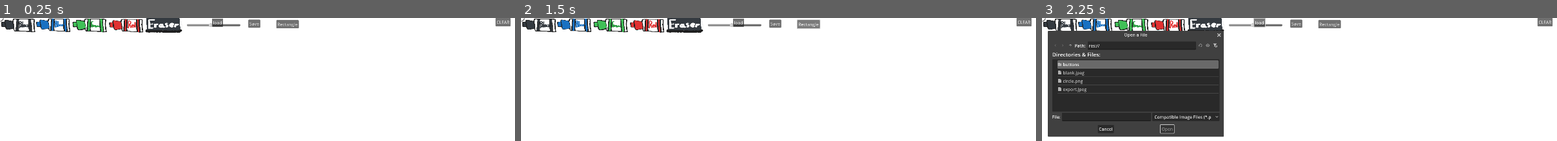
Above: before the commit, frames 1-3 (left to right).
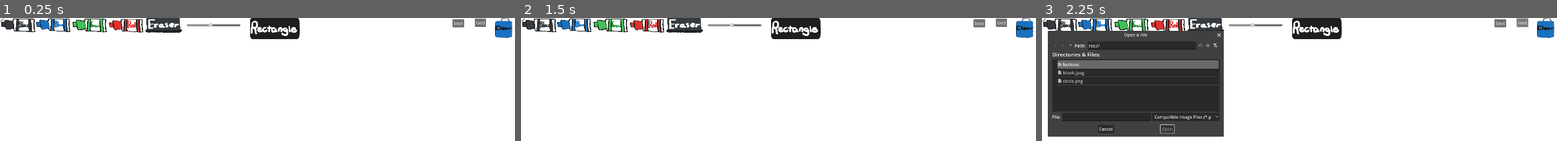
Above: after the commit, the same moments.

Repository: boardshapes/whiteboard
Game: Godot game, scene res://node_2d.tscn
Two runs of this game, one before a commit and one after it. Both use one fixed random seed, a clock stepped at 60 frames per second and the inputs below.
Inputs (mouse positions are in pixels of both pictures, inside the frame that each line leads up to; where the layout moved, square brackets give the same spot in the first picture):
- Up to frame 1 (0.25 s): no input
- Up to frame 2 (1.5 s): click (1025, 27) [1025, 21] at 0.5 s; click (793, 27) [809, 24] at 1.25 s
- Up to frame 3 (2.25 s): click "load" at 2 s

The runs differ from the first frame. In frame 1, 2.4% of the frame differs, in the area x 41-100%, y 0-18%; in frame 2, 2.4%; in frame 3, 2.7%, in the area x 3-100%, y 0-62%.

Commit message:
clear and rectangle buttons

Diff:
--- a/whiteboard/node_2d.tscn
+++ b/whiteboard/node_2d.tscn
@@ -1,14 +1,15 @@
-[gd_scene load_steps=11 format=3 uid="uid://cagnq7h1kytei"]
+[gd_scene load_steps=13 format=3 uid="uid://cagnq7h1kytei"]
 
 [ext_resource type="Script" uid="uid://c7ekfkflpvt1g" path="res://node_2d.gd" id="1_wtcfe"]
 [ext_resource type="Texture2D" uid="uid://bkdws1jcjl64v" path="res://circle.png" id="3_epypp"]
-[ext_resource type="Script" path="res://preview.gd" id="3_q6r6c"]
 [ext_resource type="Script" uid="uid://f6mqkv6gh46m" path="res://preview.gd" id="3_q6r6c"]
 [ext_resource type="Texture2D" uid="uid://cupc3eg2b6ugj" path="res://buttons/blackmarker.png" id="4_q6r6c"]
 [ext_resource type="Texture2D" uid="uid://dl7f8fr5u4m2u" path="res://buttons/eraser.png" id="5_rj586"]
 [ext_resource type="Texture2D" uid="uid://7f7d2m6d0r2q" path="res://buttons/bluemarker.png" id="6_4d7sh"]
 [ext_resource type="Texture2D" uid="uid://cik14u3lmp2co" path="res://buttons/greenmarker.png" id="7_ir8iy"]
 [ext_resource type="Texture2D" uid="uid://dgfgbdugdf7k" path="res://buttons/redmarker.png" id="8_hqns4"]
+[ext_resource type="Texture2D" uid="uid://b3lrysiq4exdl" path="res://buttons/RectangleButton.png" id="9_4d7sh"]
+[ext_resource type="Texture2D" uid="uid://cxbi0l1swuiqd" path="res://buttons/ClearBottle.png" id="9_ir8iy"]
 
 [sub_resource type="StyleBoxFlat" id="StyleBoxFlat_0e48y"]
 bg_color = Color(1, 1, 1, 1)
@@ -117,24 +118,26 @@
 scale = Vector2(0.3, 0.2)
 texture_normal = ExtResource("8_hqns4")
 
-[node name="Clear" type="Button" parent="ButtonsViewport/SubViewport"]
-offset_left = 1847.0
-offset_right = 1904.0
-offset_bottom = 31.0
-text = "CLEAR"
+[node name="Clear" type="TextureButton" parent="ButtonsViewport/SubViewport"]
+offset_left = 1843.0
+offset_right = 2015.0
+offset_bottom = 373.0
+scale = Vector2(0.4, 0.2)
+texture_normal = ExtResource("9_ir8iy")
 
-[node name="RectButton" type="Button" parent="ButtonsViewport/SubViewport"]
-offset_left = 1030.0
-offset_top = 8.0
-offset_right = 1114.0
-offset_bottom = 39.0
-text = "Rectangle"
+[node name="RectButton" type="TextureButton" parent="ButtonsViewport/SubViewport"]
+offset_left = 928.0
+offset_top = -7.0
+offset_right = 1314.0
+offset_bottom = 176.0
+scale = Vector2(0.5, 0.5)
+texture_normal = ExtResource("9_4d7sh")
 
 [node name="save" type="Button" parent="ButtonsViewport/SubViewport"]
-offset_left = 926.0
-offset_top = 6.0
-offset_right = 970.0
-offset_bottom = 37.0
+offset_left = 1687.0
+offset_top = 4.0
+offset_right = 1731.0
+offset_bottom = 35.0
 text = "Save"
 
 [node name="BrushSize" type="HSlider" parent="ButtonsViewport/SubViewport"]
@@ -146,9 +149,9 @@
 value = 50.0
 
 [node name="Button" type="Button" parent="ButtonsViewport/SubViewport"]
-offset_left = 790.0
+offset_left = 1770.0
 offset_top = 2.0
-offset_right = 832.0
+offset_right = 1812.0
 offset_bottom = 33.0
 text = "load
 "
Binary file added: whiteboard/buttons/ClearBottle.png
Not shown, changed: whiteboard/buttons/ClearBottle.png.import
Binary file added: whiteboard/buttons/RectangleButton.png
Not shown, added: whiteboard/buttons/RectangleButton.png.import
Binary file removed: whiteboard/export.jpeg
Not shown: 1 places in whiteboard/node_2d.tscn that only renumber resources
